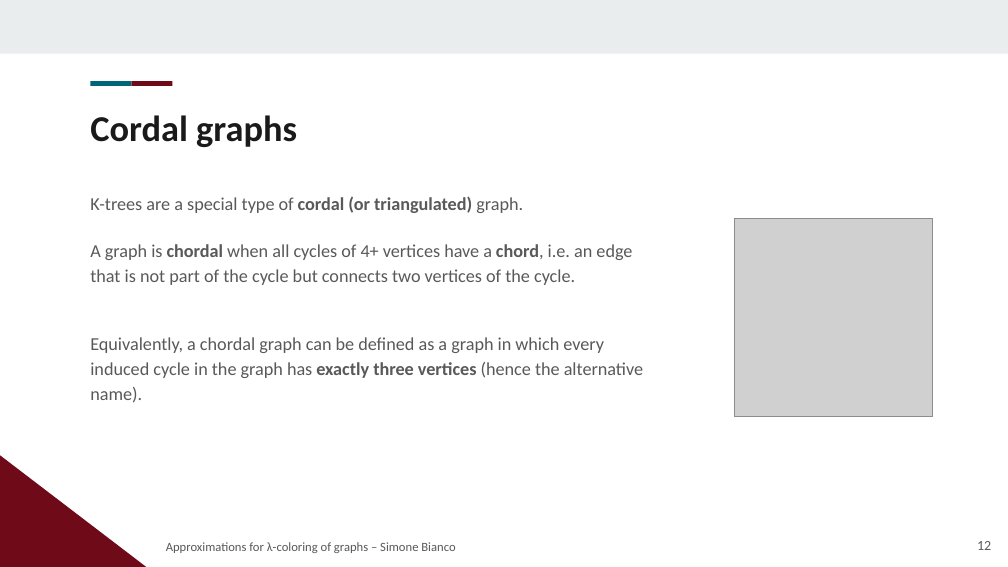
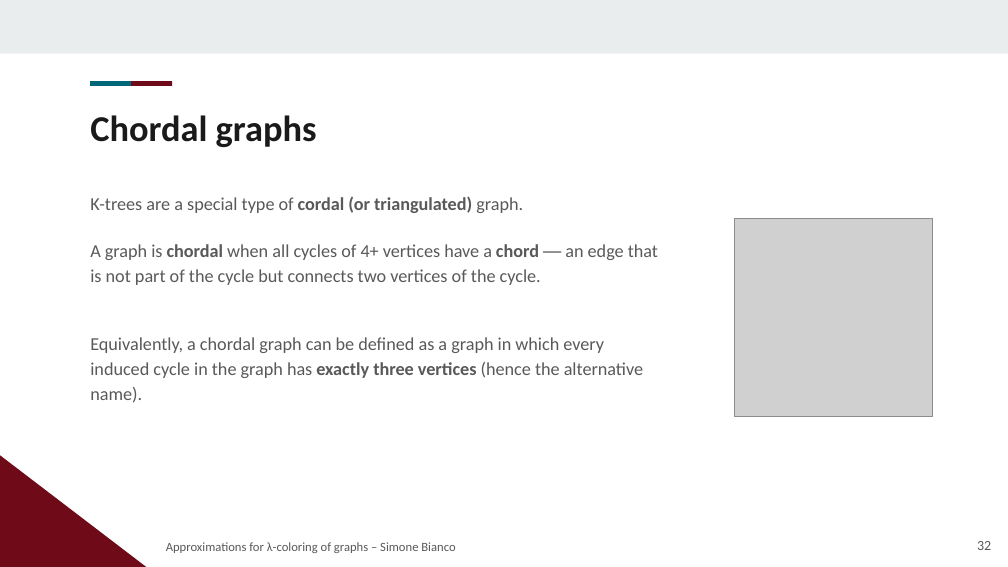
Before and after one commit to Exyss/university-notes, a slide deck: slide 32 of Presentations/Lambda Coloring/slides.odp (slide 12 before the commit). Drawn at 1008x567 pixels with LibreOffice and Linux fonts; fonts in the diff are those of the drawing; grey boxes stand for pictures; background and template pictures are left out. Boxes give left, top, right and bottom in pixels: in the first picture for what was removed or moved away, otherwise in the second. Text is boxed around its words. In the diff, an @@ line names an element or a change of style, - is before the commit and + after.

```diff
--- a/Presentations/Lambda Coloring/slides.odp
+++ b/Presentations/Lambda Coloring/slides.odp
@@ title at box(90, 115, 317, 147): text changed @@
-Cordal graphs
+Chordal graphs
@@ text at box(90, 244, 658, 285): text changed @@
-A graph is chordal when all cycles of 4+ vertices have a chord, i.e. an edge that is not part of the cycle but connects two vertices of the cycle.
+A graph is chordal when all cycles of 4+ vertices have a chord ― an edge that is not part of the cycle but connects two vertices of the cycle.
@@ page number at box(977, 541, 991, 550): text changed @@
-12
+32
```
Also in this commit, not shown: 37 other slides changed, 26 slides added, 15 other files.
